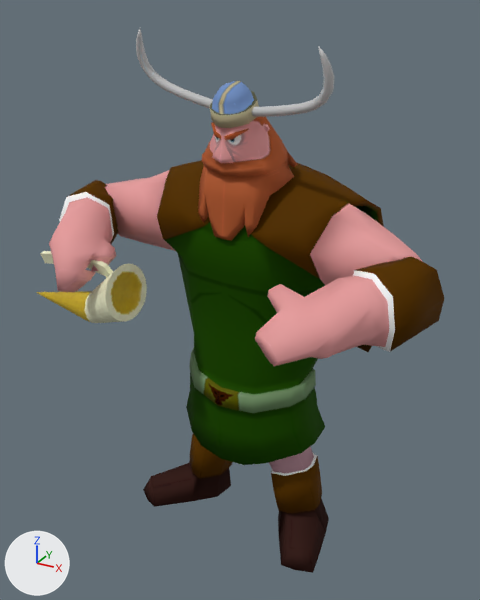
The OBJ model assets/Animacion/Vikingo/Celebracion/vikingoCelebracion_000450.obj, before and after one commit.
One viewpoint serves both versions: a 50 mm lens placed at (3.89, -6.63, 6.94), pointed at (0.03, 0.4, 3.42). Arrows for +X, +Y and +Z are at lower left; the lights stay in place. Where no turn or scale is listed for an object, it has been applied to the vertices.

The older version as bpy lines, for what is in view:
```python
me_jarra_jarrah = bpy.data.meshes.new('jarra_jarraH')
me_jarra_jarrah.from_pydata(...)  # 212 vertices, 211 faces; spans x -2.81..-0.9, y -1.06..-0.3, z 3.11..4.15
me_jarra_jarrah.materials.append(mat_jarramat)
me_vilkingo_ikingoh = bpy.data.meshes.new('Vilkingo_ikingoH')
me_vilkingo_ikingoh.from_pydata(...)  # 2056 vertices, 2075 faces; spans x -2.55..2.69, y -1.64..2.25, z -0.05..6.74
me_vilkingo_ikingoh.materials.append(mat_vikingomat)
ob_jarra_jarrah = bpy.data.objects.new('jarra_jarraH', me_jarra_jarrah)
ob_jarra_jarrah.location = (0.0, 0.0, 0.0)
ob_vilkingo_ikingoh = bpy.data.objects.new('Vilkingo_ikingoH', me_vilkingo_ikingoh)
ob_vilkingo_ikingoh.location = (0.0, 0.0, 0.0)
```
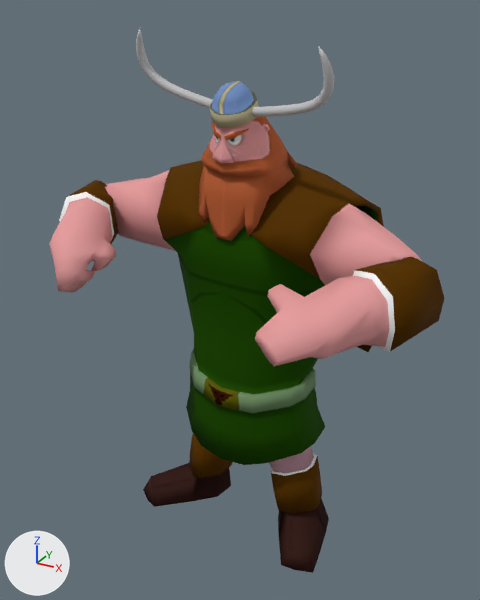
Where the change shows, as pixel boxes [x1, y1, x2, y2] in the pictures (480 x 600 px):
'jarra_jarraH', deleted: before [36, 251, 147, 323]

The change, as a list of edits to the scene's bpy script:
```text
Remove ob_jarra_jarrah:
    ob_jarra_jarrah = bpy.data.objects.new('jarra_jarraH', me_jarra_jarrah)
    ob_jarra_jarrah.location = (0.0, 0.0, 0.0)
```
